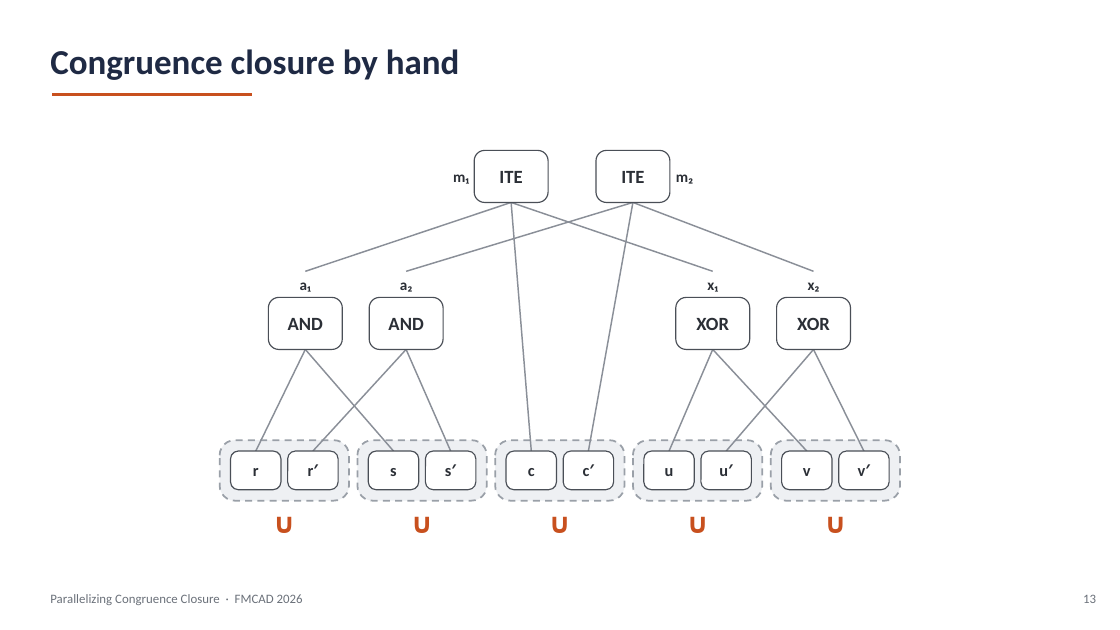
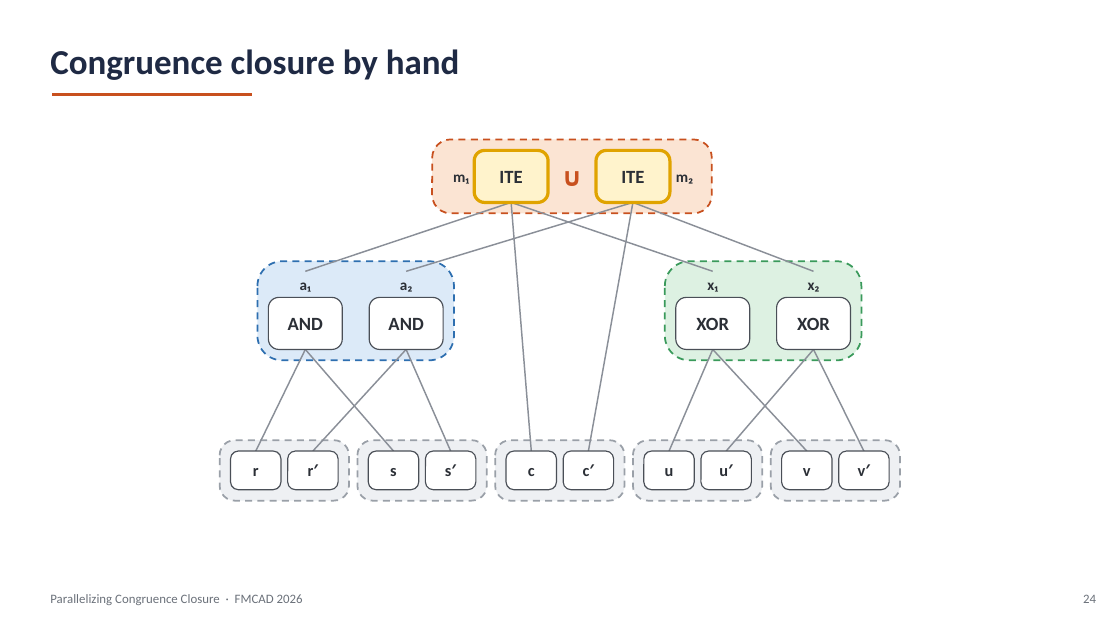
Before and after one commit to amarshah1/parallelcc-paper, a slide deck: slide 24 of slides/parallelcc-part1.pptx (slide 13 before the commit). Drawn at 1120x630 pixels with LibreOffice and Linux fonts; fonts in the diff are those of the drawing. Boxes give left, top, right and bottom in pixels: in the first picture for what was removed or moved away, otherwise in the second. Text is boxed around its words. In the diff, an @@ line names an element or a change of style, - is before the commit and + after.

Commit message:
Slides update

```diff
--- a/slides/parallelcc-part1.pptx
+++ b/slides/parallelcc-part1.pptx
@@ rounded rectangle added at <box>432,139,712,213</box>, fill #FBE4D3, outline #C8501E 1.5 pt dashed @@
@@ rounded rectangle "ITE" at <box>474,150,548,202</box>: fill #FFFFFF to #FFF3CC; outline #4A4F57 1 pt to #E0A300 2.75 pt @@
@@ text "∪": place and size @@
-text "∪" at <box>255,502,313,544</box>
+text "∪" at <box>539,151,606,202</box>
@@ text "∪" at <box>539,151,606,202</box>: size 24 to 22 pt @@
@@ rounded rectangle "ITE" at <box>596,150,670,202</box>: fill #FFFFFF to #FFF3CC; outline #4A4F57 1 pt to #E0A300 2.75 pt @@
@@ rounded rectangle added at <box>257,261,454,360</box>, fill #DCEAF8, outline #2E6FB0 1.5 pt dashed @@
@@ rounded rectangle added at <box>665,261,861,360</box>, fill #DDF1E2, outline #3A9A5B 1.5 pt dashed @@
@@ text removed at <box>392,502,451,544</box> @@
-∪
@@ text removed at <box>531,502,590,544</box> @@
-∪
@@ text removed at <box>669,502,728,544</box> @@
-∪
@@ text removed at <box>807,502,865,544</box> @@
-∪
@@ text at <box>1083,594,1096,603</box>: text changed @@
-13
+24
```
Also in this commit, not shown: 33 other slides changed, 6 slides added, 1 slide removed, 2 other files.
